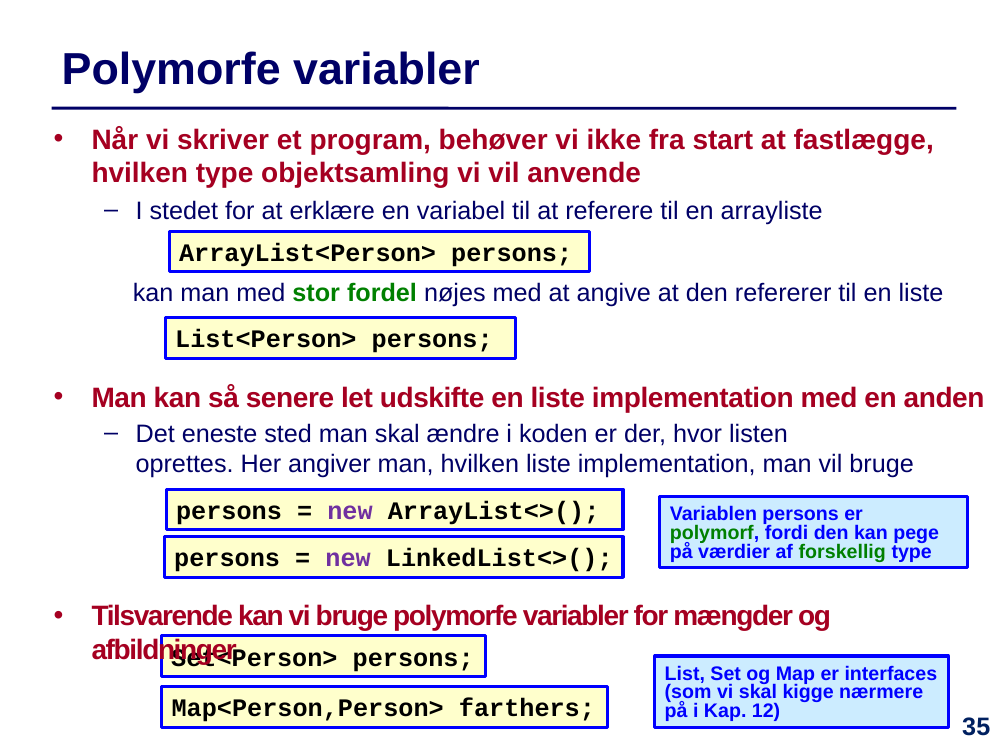
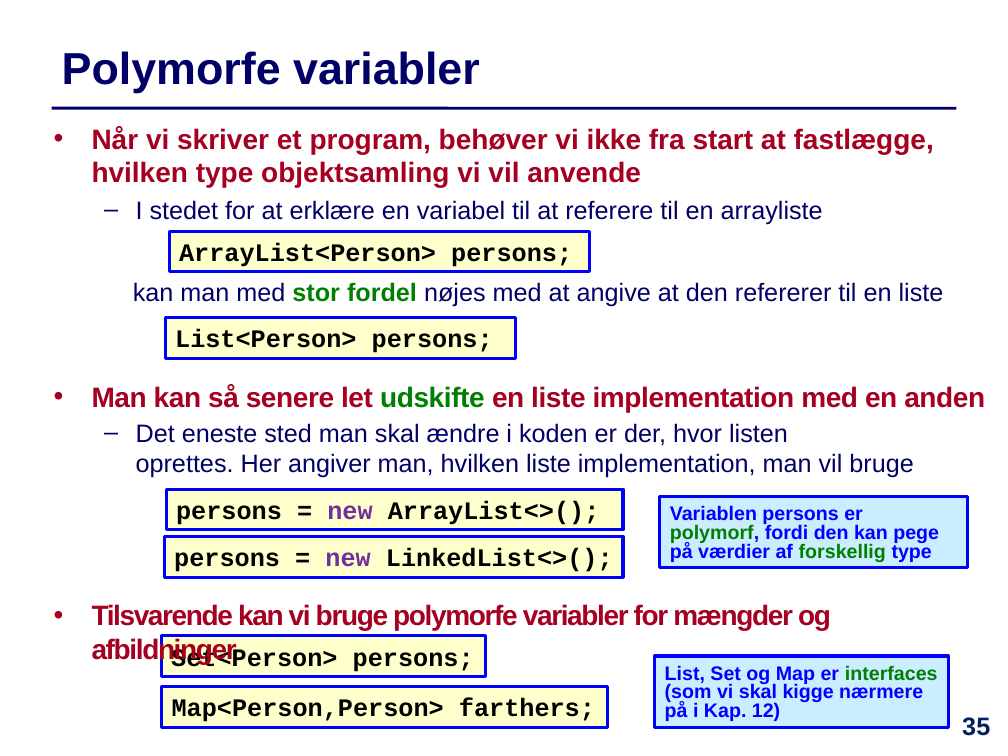
Before and after one commit to IntProgAU/Materiale, a slide deck: slide 35 of web/e21/uge_5b/Slides-Uge5-Torsdag.pptx. Drawn at 1008x756 pixels with LibreOffice and Linux fonts; fonts in the diff are those of the drawing. Boxes give left, top, right and bottom in pixels: in the first picture for what was removed or moved away, otherwise in the second. Text is boxed around its words. In the diff, an @@ line names an element or a change of style, - is before the commit and + after.

```diff
--- a/web/e21/uge_5b/Slides-Uge5-Torsdag.pptx
+++ b/web/e21/uge_5b/Slides-Uge5-Torsdag.pptx
@@ text at (92, 385, 985, 412): text colour #A50021 to #008000 in "udskifte" @@
@@ rectangle "List, Set og Map er ..." at (655, 656, 949, 728): text colour #0000FF to #008000 in "interfaces" @@
```
Also in this commit, not shown: 8 other slides changed, 1 other file.
